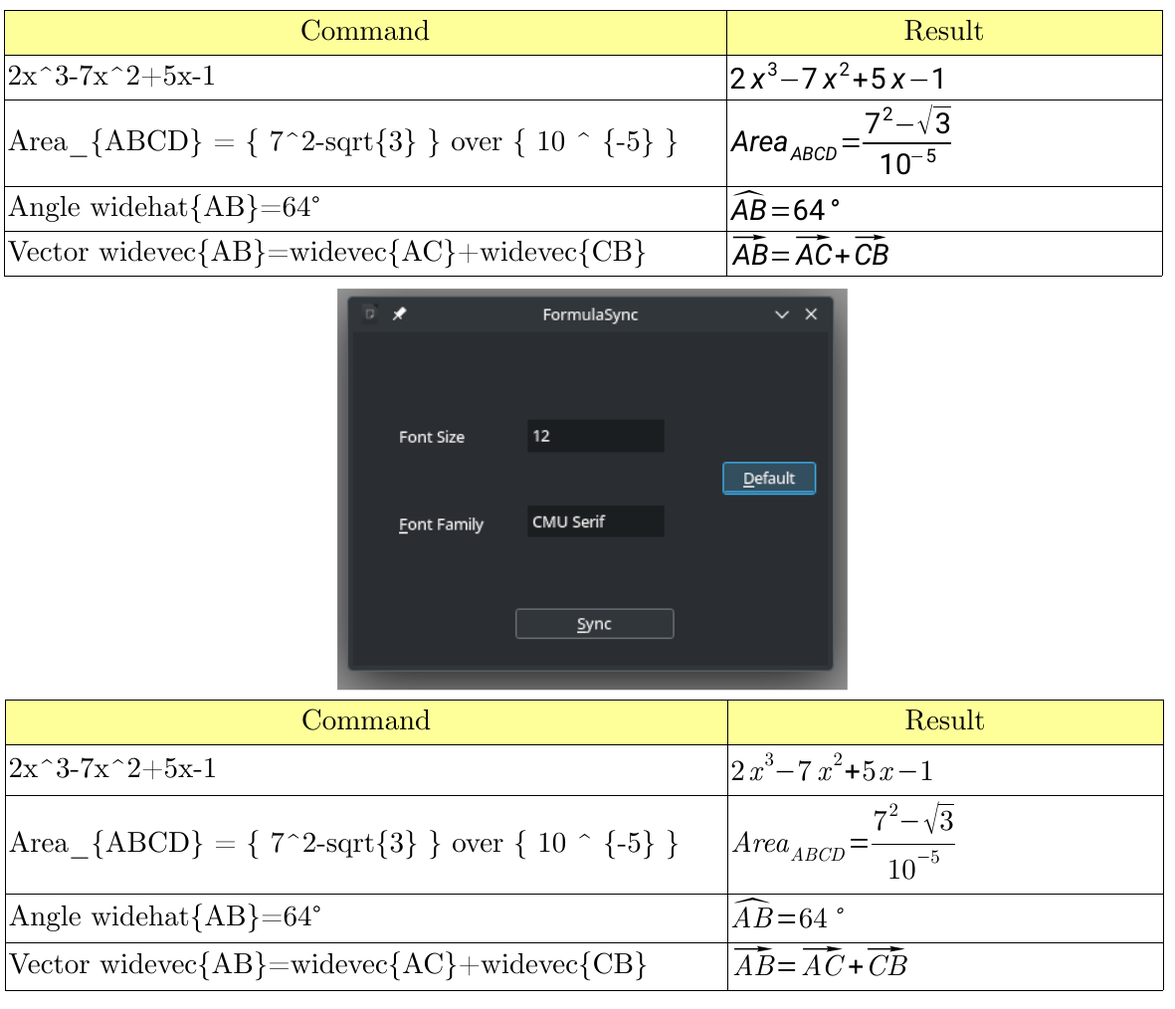
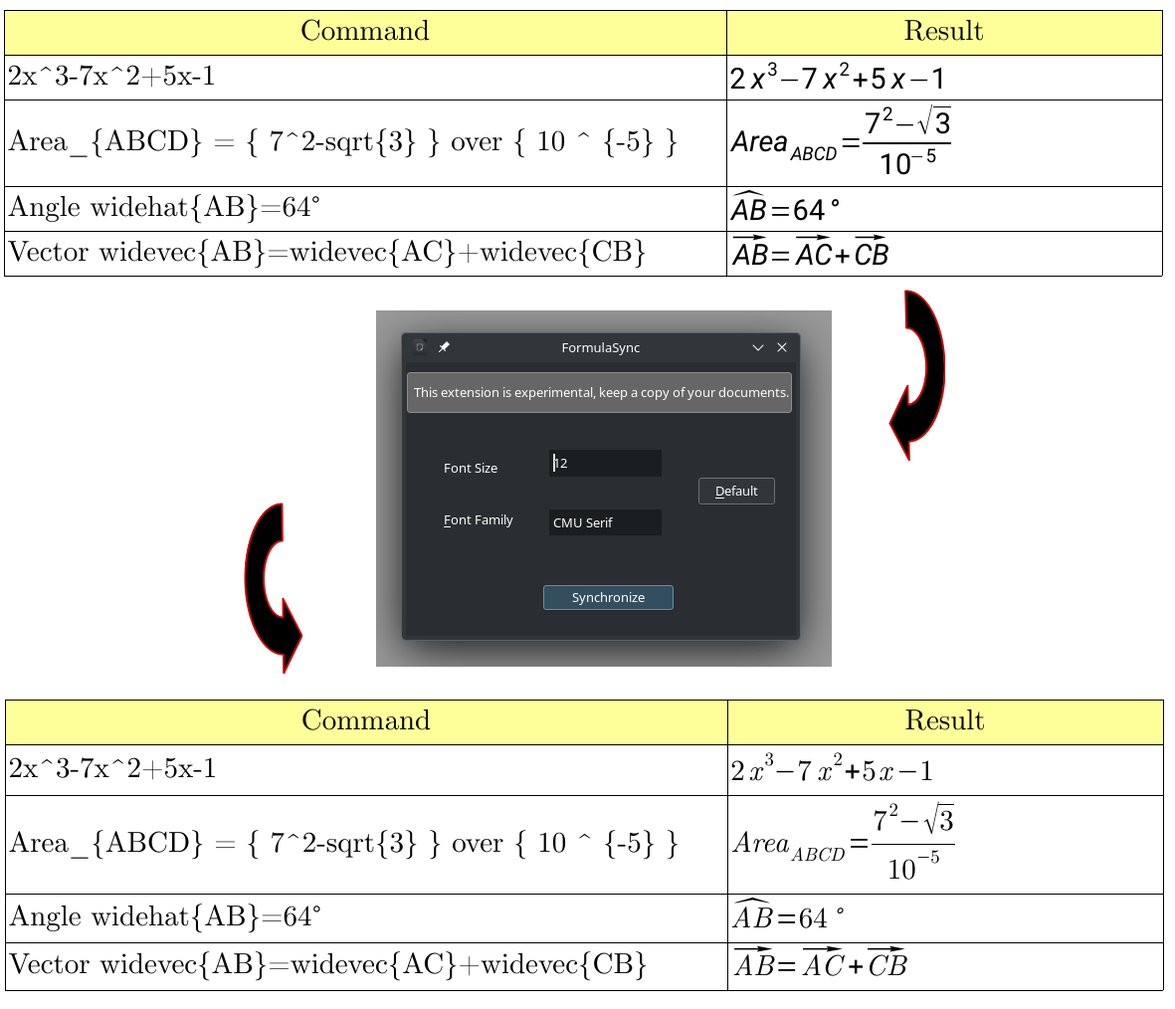
Layered file, before and after one edit (1175px x 1009px). Changes by layer:
hid "Calque copié #2" over box(337, 288, 848, 691)
added layer "Calque copié #5" above "Calque copié #4" over box(376, 310, 832, 667)
added layer "Calque copié #4" above "Calque copié #3" over box(243, 502, 303, 674)
added layer "Calque copié #3" above "Calque copié" over box(888, 289, 946, 461)
